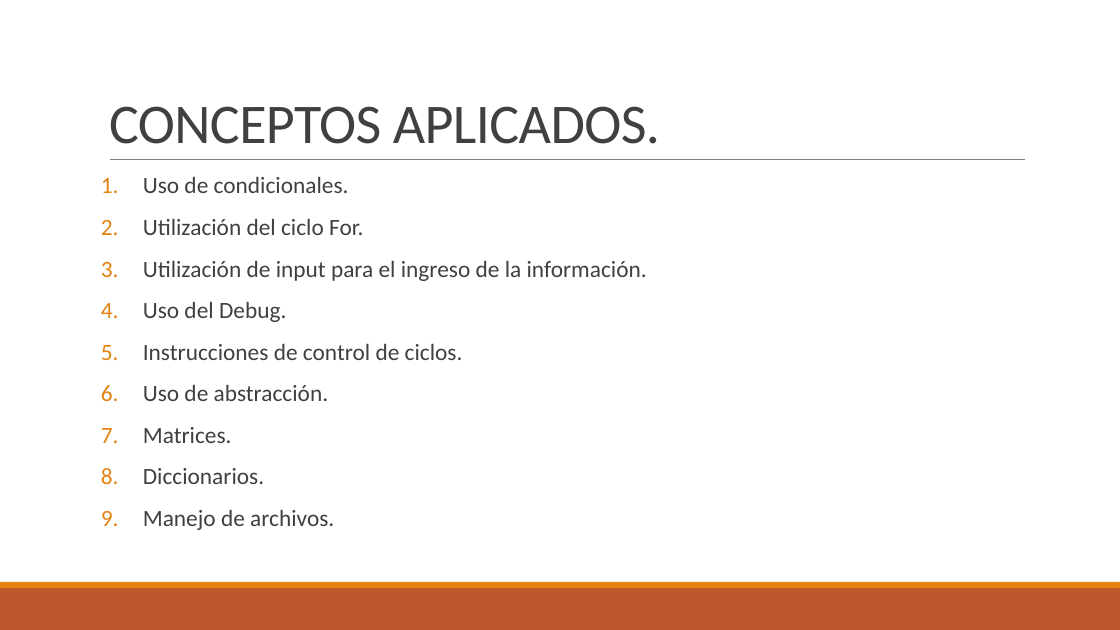
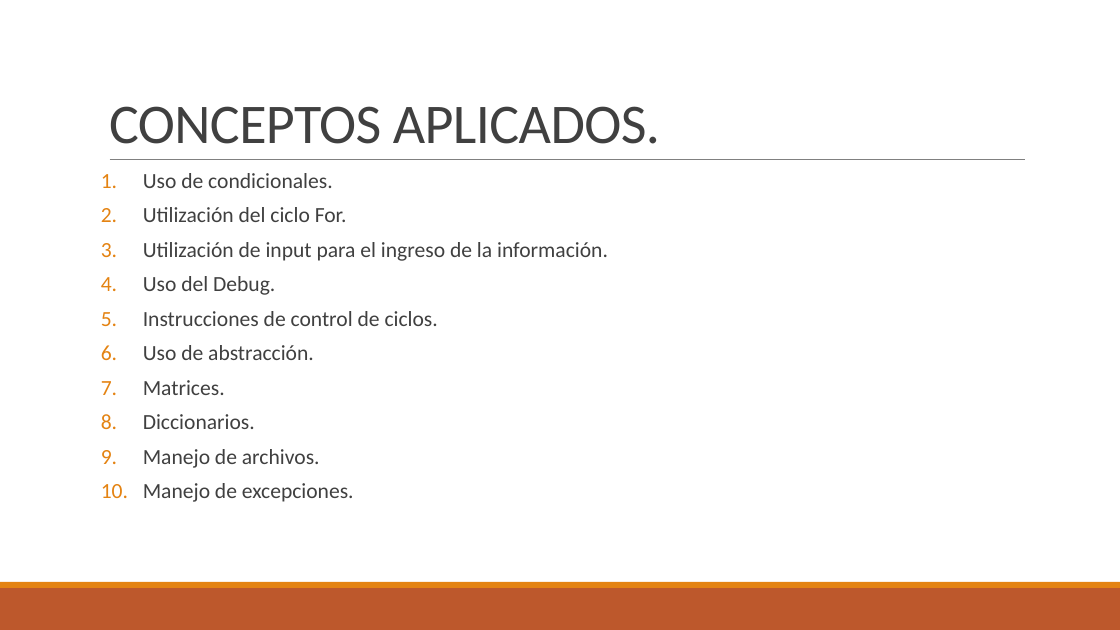
Before and after one commit to VarelaEnzo/Proyecto_Programacion, a slide deck: slide 3 of Proyecto.pptx. Drawn at 1120x630 pixels with LibreOffice and Linux fonts; fonts in the diff are those of the drawing. Boxes give left, top, right and bottom in pixels: in the first picture for what was removed or moved away, otherwise in the second. Text is boxed around its words. In the diff, an @@ line names an element or a change of style, - is before the commit and + after.

```diff
--- a/Proyecto.pptx
+++ b/Proyecto.pptx
@@ text at (143, 173, 608, 468): size 20 to 18.5 pt; line spacing 0.9 to 0.7 @@
@@ text at (143, 483, 354, 502): paragraph added @@
+10. Manejo de excepciones.
```
Also in this commit, not shown: 1 other slide changed.
